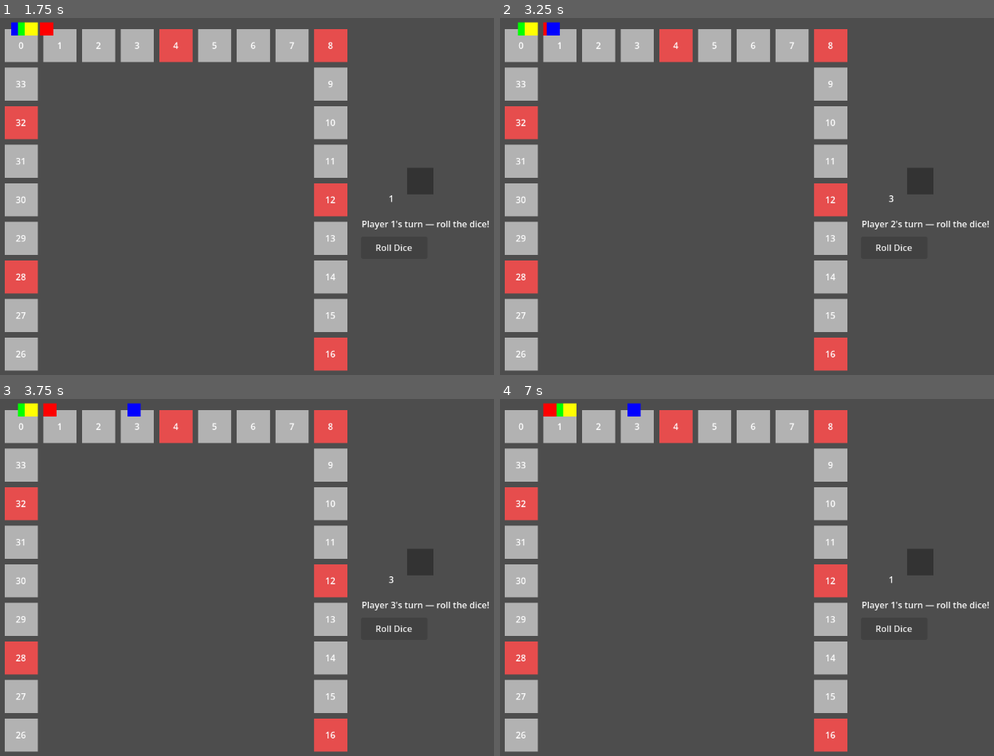
Above: before the commit, frames 1-4 (two rows, left to right).
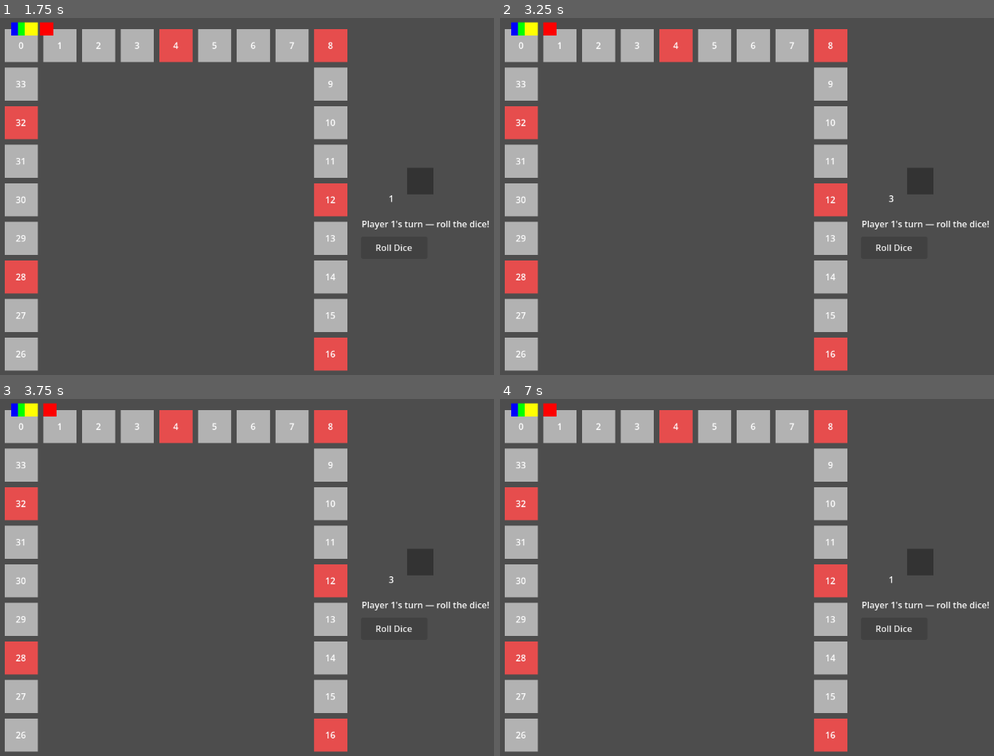
Above: after the commit, the same moments.

Repository: Zephyrdoestech/Pinoy-Party
Game: Godot game, scene res://scenes/Game.tscn
The game is run twice, just before and just after one commit, with the same random seed, the same clock (stepped at 60 frames per second) and the same inputs.
Inputs:
- Up to frame 1 (1.75 s): click "Roll Dice" at 0.5 s; click "Roll Dice" at 1.25 s
- Up to frame 2 (3.25 s): click "Roll Dice" at 2 s; tap Enter (ui_accept) at 2.75 s; tap 1 (p1_jump) at 3.02 s
- Up to frame 3 (3.75 s): no input
- Up to frame 4 (7 s): tap 1 (p1_jump) at 3.77, 5.27, 6.02, 6.77 s; tap Enter (ui_accept) every 0.75 s from 4.25 to 6.5 s

Frame 1 is identical in both runs. In frame 2, 0.2% of the frame differs, in the area x 2-80%, y 1-59%; in frame 3, 0.2%; in frame 4, 0.5%, in the area x 2-29%, y 1-5%.

Commit message:
Fix turn freeze after Player 2: replace open await loop with one-shot handler in State_Moving

Diff:
--- a/pinoy-party/scripts/state_machine/states/State_Moving.gd
+++ b/pinoy-party/scripts/state_machine/states/State_Moving.gd
@@ -14,18 +14,33 @@
 
 	print("[Moving] Player %d moves %d tile(s) → tile %d." % [player_idx, roll, new_tile])
 
-	# NOTE: tile_index is intentionally NOT updated here anymore.
-	# move_to() will update it step-by-step as the token actually hops.
 	_animate_and_advance.call_deferred(player_idx, new_tile)
 
 func _animate_and_advance(player_idx: int, new_tile: int) -> void:
 	var gm: GameManager = GameManager
 
+	# Tell the token to animate. Game.gd will re-emit movement_finished
+	# on EventBus when the token's own signal fires.
 	EventBus.player_moved.emit(player_idx, new_tile)
 
-	var finished_idx: int = await EventBus.movement_finished
-	while finished_idx != player_idx:
-		finished_idx = await EventBus.movement_finished
+	# Use a one-shot connection with a guard instead of an open await loop.
+	# This prevents a stale coroutine from a previous turn stealing the signal
+	# that belongs to a future player's movement.
+	var done := false
+	var _handler := func(finished_idx: int) -> void:
+		if finished_idx == player_idx:
+			done = true
+	EventBus.movement_finished.connect(_handler, CONNECT_ONE_SHOT)
 
+	# Wait until our specific player's token finishes.
+	while not done:
+		await get_tree().process_frame
+
+	# Disconnect in case the while-loop exited for another reason.
+	if EventBus.movement_finished.is_connected(_handler):
+		EventBus.movement_finished.disconnect(_handler)
+
+	# Persist the final tile position so State_TileEvent reads it correctly.
+	gm.players[player_idx]["tile_index"] = new_tile
 	gm.players[player_idx]["state"] = Enums.PlayerState.IDLE
 	request_transition(&"State_TileEvent")
